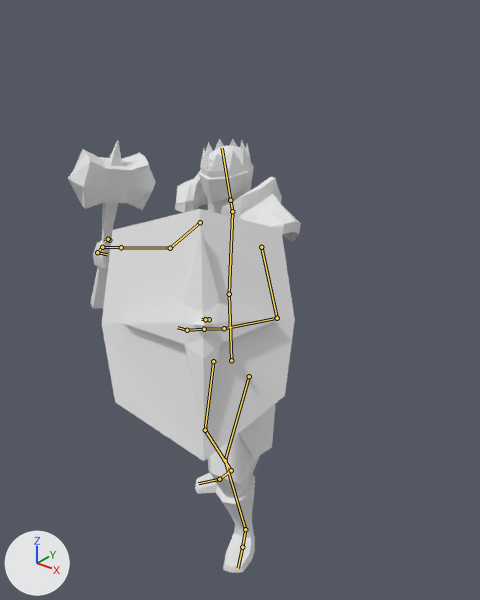
Two versions of the Blender file Assets/Objects/Characters/o Holy Warrior/holy_warrior.blend, one commit apart.
Rendered twice from a 50 mm camera at (6.61, -7.71, 9.9) aimed at (0.51, -0.08, 5.17). Arrows for +X, +Y and +Z are at lower left; the lights stay in place. Both versions are drawn at frame 2015 of the action 'Walk_blocking'; the numbers are the values there. The bones that bend it are drawn over the model as lines.

Names of what the first picture shows: 'Holy Warrior Mesh', 'Mace', 'Shield', 'Shoulders'.
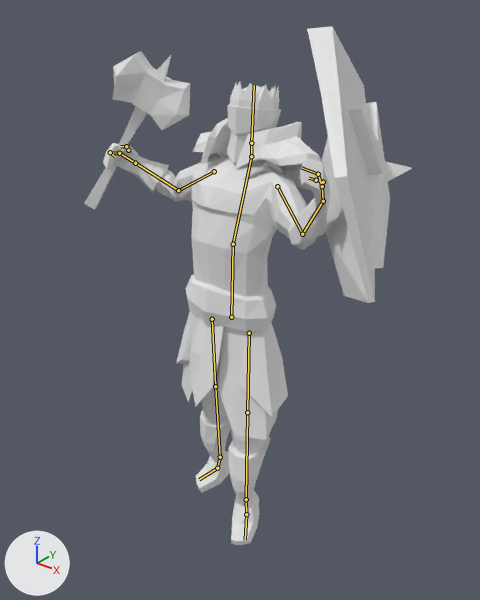
Location of each change, (x1, y1, x2, y2) in pixels of the pictures (480 x 600 px):
'Shield', posed (45% narrower, 9% taller): before (102, 209, 295, 461); after (307, 27, 412, 303)
'Holy Warrior Mesh', posed (25% wider, 7% taller): before (93, 139, 275, 573); after (103, 82, 330, 545)
'Mace', posed (20% wider, 6% shorter): before (68, 140, 156, 309); after (84, 52, 190, 210)
'Shoulders', posed: before (175, 171, 301, 242); after (193, 118, 321, 190)
bone 'Torso', root to tip: before (231, 360) to (229, 294); after (231, 317) to (233, 244)
bone 'Chest', root to tip: before (229, 294) to (232, 211); after (233, 244) to (251, 156)
bone 'Upper Arm.L', root to tip: before (261, 247) to (277, 318); after (277, 186) to (302, 234)
bone 'Lower Arm.L', root to tip: before (277, 318) to (224, 328); after (302, 234) to (323, 201)
bone 'Upper Arm.R', root to tip: before (200, 222) to (170, 248); after (214, 171) to (178, 190)
bone 'Lower Arm.R', root to tip: before (170, 248) to (121, 247); after (178, 190) to (135, 163)

Patch to the scene script:
```diff
--- a/Assets/Objects/Characters/o Holy Warrior/holy_warrior.blend.py
+++ b/Assets/Objects/Characters/o Holy Warrior/holy_warrior.blend.py
@@ bone_torso @@
 bone_torso = bpy.data.objects['Armature.001'].pose.bones['Torso']
-bone_torso.location = (0.0, -0.23, 0.2)
-bone_torso.rotation_quaternion = (0.998, -0.04, 0.0, 0.0)  # degrees (-5, 0, 0)
+bone_torso.location = (0.0, 0.66, 0.16)
+bone_torso.rotation_quaternion = (1.0, 0.0, 0.0, 0.0)  # degrees (0, 0, 0)
@@ bone_chest @@
 bone_chest = bpy.data.objects['Armature.001'].pose.bones['Chest']  # child of 'Torso'
-bone_chest.rotation_quaternion = (0.988, 0.015, -0.092, 0.002)  # degrees (2, -11, 0)
+bone_chest.rotation_quaternion = (0.985, 0.148, -0.092, -0.011)  # degrees (17, -10, -3)
@@ bone_upper_arm_l @@
 bone_upper_arm_l = bpy.data.objects['Armature.001'].pose.bones['Upper Arm.L']  # child of 'Chest'
-bone_upper_arm_l.rotation_quaternion = (0.806, 0.457, -0.307, -0.07)  # degrees (66, -27, -27)
+bone_upper_arm_l.rotation_quaternion = (0.819, 0.312, -0.497, -0.056)  # degrees (60, -50, -38)
@@ bone_lower_arm_l @@
 bone_lower_arm_l = bpy.data.objects['Armature.001'].pose.bones['Lower Arm.L']  # child of 'Upper Arm.L'
-bone_lower_arm_l.rotation_quaternion = (0.669, 0.303, 0.127, 0.55)  # degrees (40, -11, 75)
+bone_lower_arm_l.rotation_quaternion = (0.798, 0.038, -0.18, 0.552)  # degrees (-9, -20, 71)
@@ bone_upper_arm_r @@
 bone_upper_arm_r = bpy.data.objects['Armature.001'].pose.bones['Upper Arm.R']  # child of 'Chest'
-bone_upper_arm_r.rotation_quaternion = (0.918, -0.36, 0.13, 0.053)  # degrees (-43, 16, 0)
+bone_upper_arm_r.rotation_quaternion = (0.953, -0.25, 0.208, -0.042)  # degrees (-32, 22, -11)
@@ bone_lower_arm_r @@
 bone_lower_arm_r = bpy.data.objects['Armature.001'].pose.bones['Lower Arm.R']  # child of 'Upper Arm.R'
-bone_lower_arm_r.rotation_quaternion = (0.7, -0.478, 0.296, 0.448)  # degrees (-47, 57, 39)
+bone_lower_arm_r.rotation_quaternion = (0.723, -0.376, 0.363, 0.452)  # degrees (-25, 60, 49)
@@ bone_leg_control_l @@
 bone_leg_control_l = bpy.data.objects['Armature.001'].pose.bones['Leg Control.L']
-bone_leg_control_l.location = (0.1, 0.38, 0.0)
-bone_leg_control_l.rotation_quaternion = (0.986, 0.0, 0.0, -0.167)  # degrees (0, 0, -19)
+bone_leg_control_l.location = (0.11, 0.25, 0.25)
+bone_leg_control_l.rotation_quaternion = (0.946, 0.269, 0.09, -0.159)  # degrees (30, 15, -15)
@@ bone_leg_control_r @@
 bone_leg_control_r = bpy.data.objects['Armature.001'].pose.bones['Leg Control.R']
-bone_leg_control_r.location = (-0.23, -0.75, 0.0)
-bone_leg_control_r.rotation_quaternion = (0.956, 0.0, 0.0, 0.282)  # degrees (0, 0, 33)
+bone_leg_control_r.location = (-0.19, -0.52, -0.25)
+bone_leg_control_r.rotation_quaternion = (0.936, 0.263, -0.103, 0.207)  # degrees (28, -18, 20)
```
